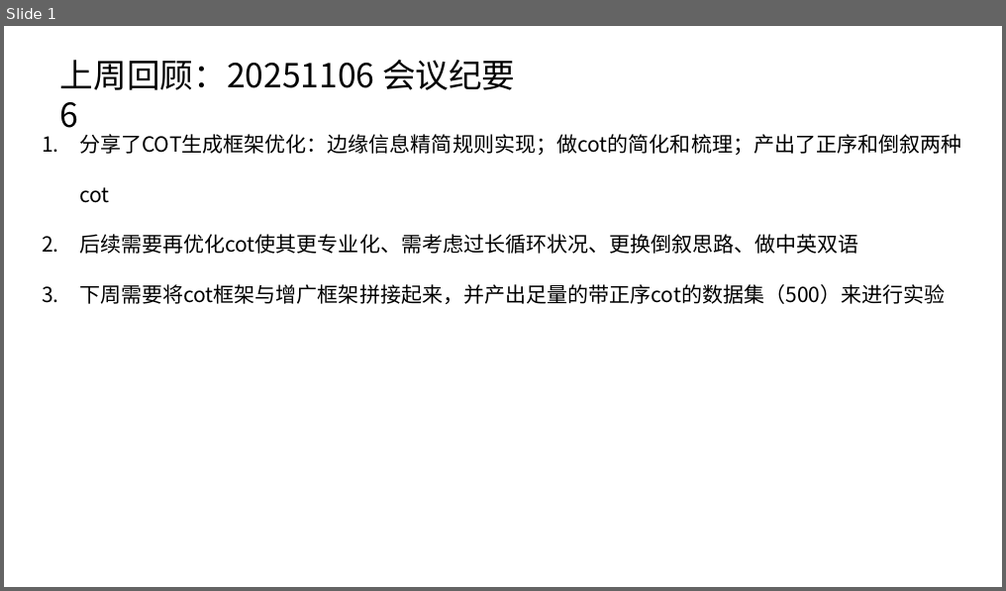
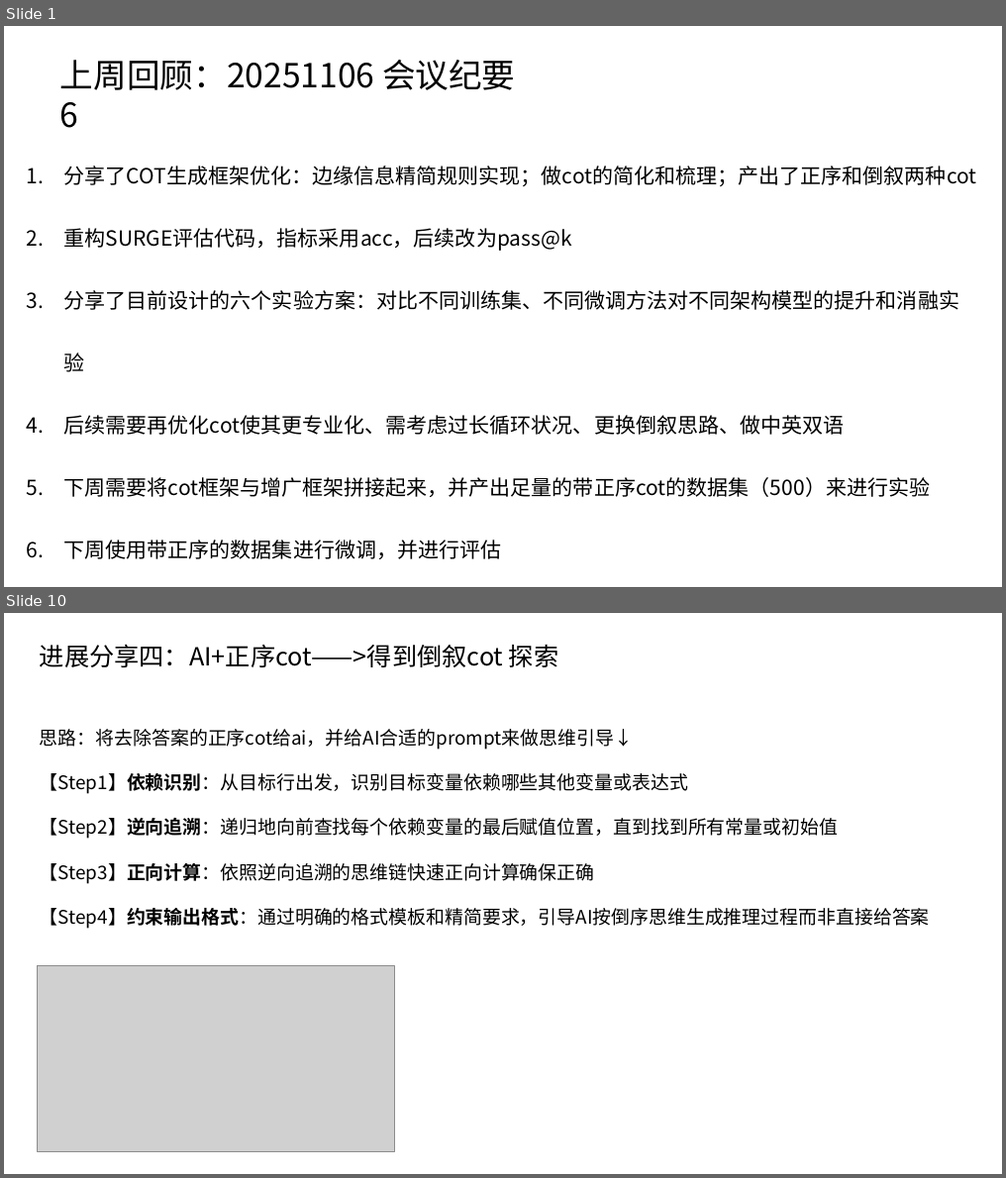
Before and after one commit to caoye04/TreecEva, a slide deck: 组会记录/组会1113.pptx. Shown one above the other, each under a label of ours: slide 1 before the commit, slides 1 and 10 after it; the slides between them are not shown. The pictures are 1006x591 and 1006x1178 pixels, drawn with LibreOffice and Linux fonts; fonts in the diff are those of the drawing; grey boxes stand for pictures. Boxes give left, top, right and bottom in pixels: in the first picture for what was removed or moved away, otherwise in the second. Text is boxed around its words. In the diff, an @@ line names an element or a change of style, - is before the commit and + after.

```diff
--- a/组会记录/组会1113.pptx
+++ b/组会记录/组会1113.pptx
@@ slide 10 added at [4,613,1002,1174], background #FFFFFF @@
@@ text added at [40,644,558,667], 24 pt, text #000000 @@
+进展分享四：AI+正序cot——>得到倒叙cot 探索
@@ text added at [40,729,930,929], 18 pt, text #000000 @@
+思路：将去除答案的正序cot给ai，并给AI合适的prompt来做思维引导↓
+【Step1】依赖识别：从目标行出发，识别目标变量依赖哪些其他变量或表达式
+【Step2】逆向追溯：递归地向前查找每个依赖变量的最后赋值位置，直到找到所有常量或初始值
+【Step3】正向计算：依照逆向追溯的思维链快速正向计算确保正确
+【Step4】约束输出格式：通过明确的格式模板和精简要求，引导AI按倒序思维生成推理过程而非直接给答案
@@ picture added at [38,966,395,1153] @@
@@ slide 1 changed as well @@
@@ text "分享了COT生成框架优化：边缘信息精简规则实现；做cot的简化和梳理；产出了正序和倒叙两种cot": place and size @@
-text "分享了COT生成框架优化：边缘信息精简规则实现；做cot的简化和梳理；产出了正序和倒叙两种cot" at [79,134,961,304]
+text "分享了COT生成框架优化：边缘信息精简规则实现；做cot的简化和梳理；产出了正序和倒叙两种cot" at [64,166,977,560]
@@ text at [64,166,977,497]: line spacing 2 to 2.5 @@
@@ text at [64,228,959,372]: paragraphs added @@
+2. 重构SURGE评估代码，指标采用acc，后续改为pass@k
+3. 分享了目前设计的六个实验方案：对比不同训练集、不同微调方法对不同架构模型的提升和消融实验
@@ text at [64,540,502,560]: paragraph added @@
+6. 下周使用带正序的数据集进行微调，并进行评估
```
Also in this commit, not shown: 1 other slide changed, 14 other slides added, 17 slides removed, 20 other files.
